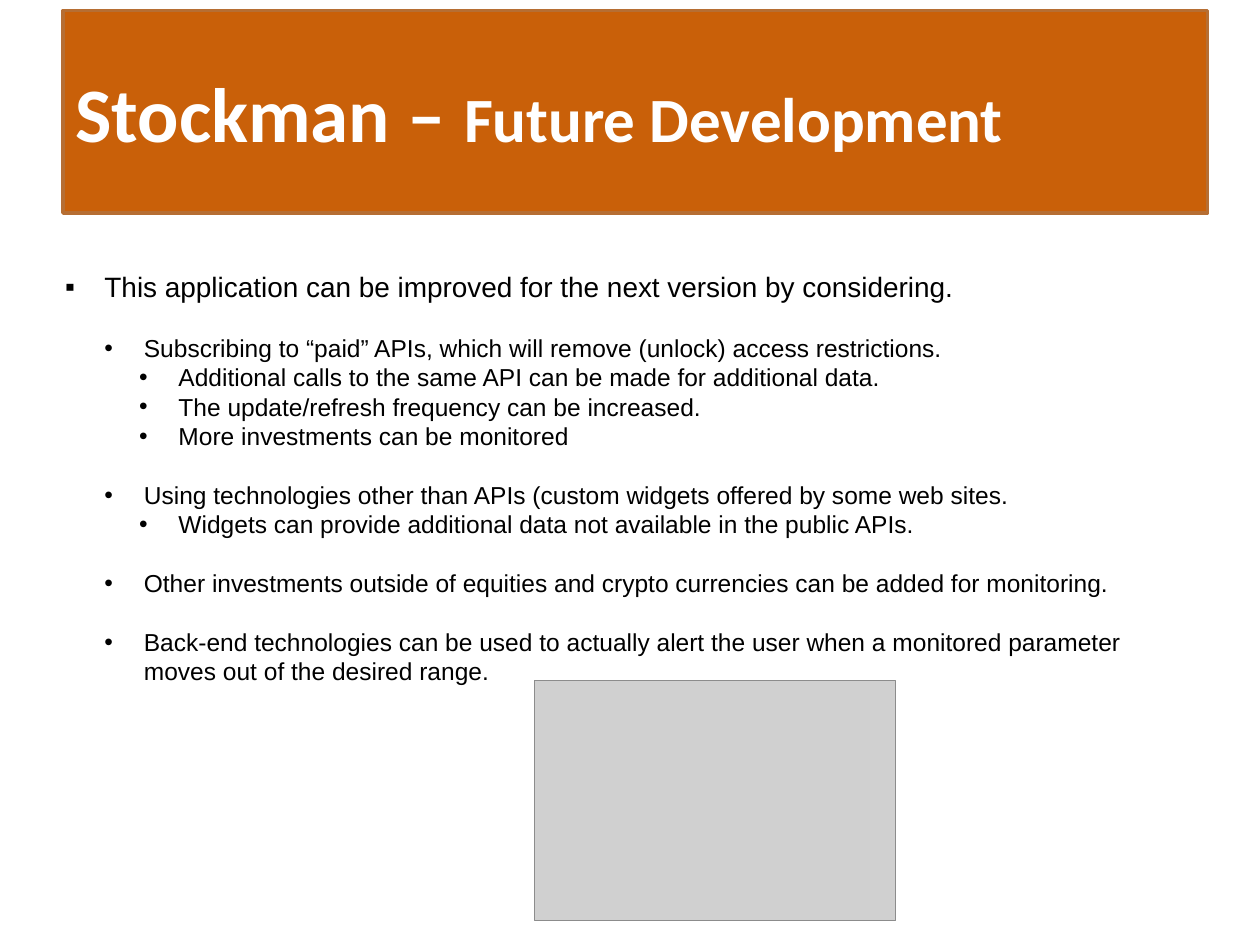
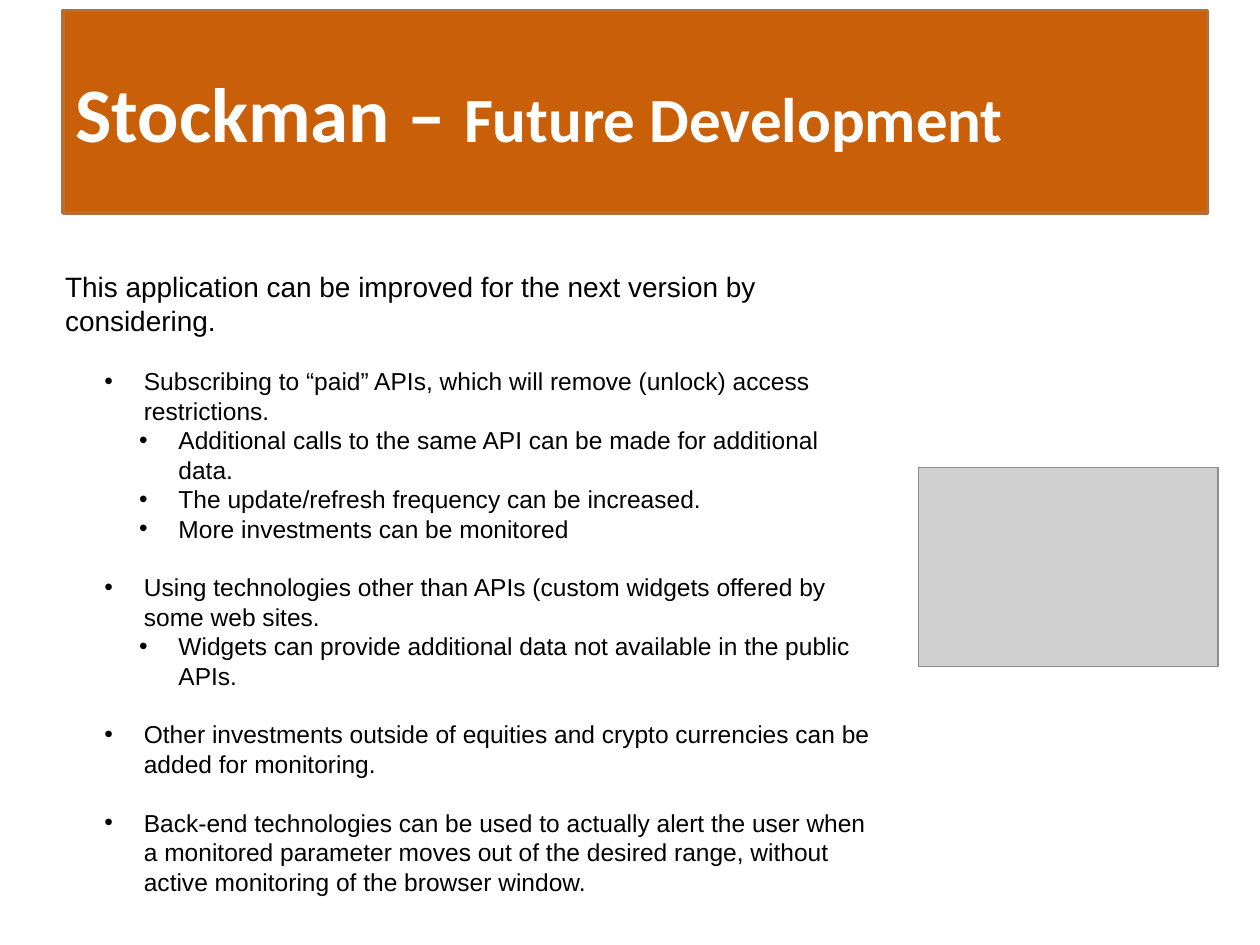
Before and after one commit to tzeuch0922/stock-manager, a slide deck: slide 8 of artifacts/Stockman-Presentation.pptx (slide 7 before the commit). Drawn at 1260x945 pixels with LibreOffice and Linux fonts; fonts in the diff are those of the drawing; grey boxes stand for pictures. Boxes give left, top, right and bottom in pixels: in the first picture for what was removed or moved away, otherwise in the second. Text is boxed around its words. In the diff, an @@ line names an element or a change of style, - is before the commit and + after.

```diff
--- a/artifacts/Stockman-Presentation.pptx
+++ b/artifacts/Stockman-Presentation.pptx
@@ text at [65, 276, 756, 336]: bullet ▪ to none @@
@@ picture: place and size @@
-picture at [534, 680, 895, 921]
+picture at [919, 467, 1218, 667]
@@ text at [144, 814, 866, 896]: text changed @@
-  • Back-end technologies can be used to actually alert the user when a monitored parameter moves out of the desired range.
+  • Back-end technologies can be used to actually alert the user when a monitored parameter moves out of the desired range, without active monitoring of the browser window.
```
Also in this commit, not shown: 1 other slide changed, 2 slides added, 1 slide removed.
